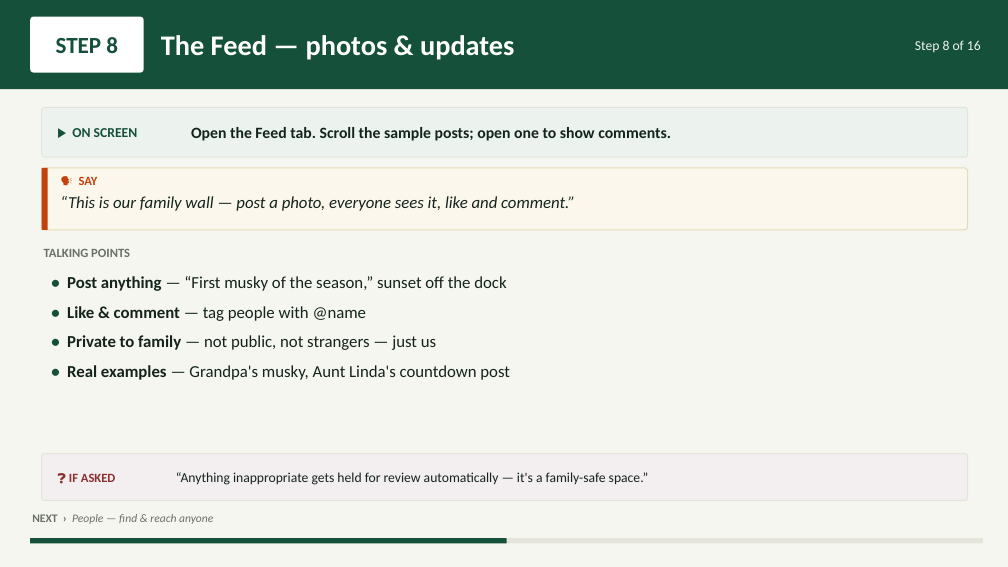
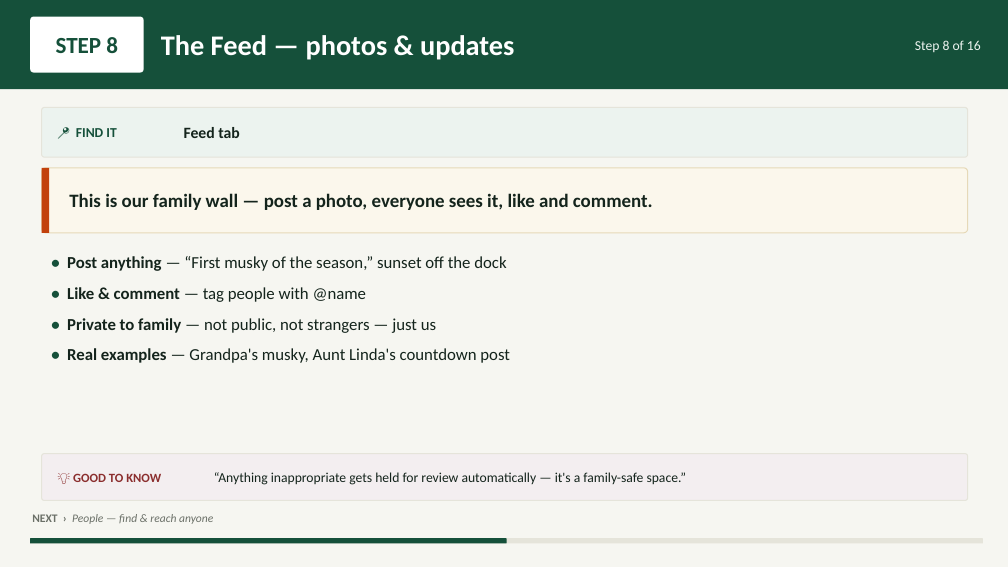
Before and after one commit to btheis15/mlr-app, a slide deck: slide 9 of presentation/MLR-App-Presentation.pptx. Drawn at 1008x567 pixels with LibreOffice and Linux fonts; fonts in the diff are those of the drawing. Boxes give left, top, right and bottom in pixels: in the first picture for what was removed or moved away, otherwise in the second. Text is boxed around its words. In the diff, an @@ line names an element or a change of style, - is before the commit and + after.

```diff
--- a/presentation/MLR-App-Presentation.pptx
+++ b/presentation/MLR-App-Presentation.pptx
@@ text at box(76, 128, 116, 137): text changed @@
-▶ ON SCREEN
+📍 FIND IT
@@ text at box(184, 127, 240, 138): text changed @@
-Open the Feed tab. Scroll the sample posts; open one to show comments.
+Feed tab
@@ text "This is our family wall ..." at box(69, 193, 653, 210): vertical alignment top to middle @@
@@ text removed at box(79, 176, 98, 185) @@
-🗣 SAY
@@ text at box(69, 193, 653, 210): text changed; size 16 to 18 pt; bold on; italic off @@
-“This is our family wall — post a photo, everyone sees it, like and comment.”
+This is our family wall — post a photo, everyone sees it, like and comment.
@@ text removed at box(44, 249, 130, 257) @@
-TALKING POINTS
@@ text "• Post anything — “First ...": place and size @@
-text "• Post anything — “First ..." at box(67, 276, 510, 380)
+text "• Post anything — “First ..." at box(67, 256, 510, 363)
@@ text "• Post anything — “First ..." at box(67, 256, 510, 363): more space between paragraphs @@
@@ text removed at box(69, 473, 116, 482) @@
-❓ IF ASKED
@@ text added at box(73, 473, 161, 482), 12 pt, text #8B2E2E, bold @@
+💡 GOOD TO KNOW
@@ text "“Anything inappropriate gets held for ...": place and size @@
-text "“Anything inappropriate gets held for ..." at box(176, 472, 649, 485)
+text "“Anything inappropriate gets held for ..." at box(214, 472, 687, 485)
```
Also in this commit, not shown: 14 other slides changed, 1 other file.
